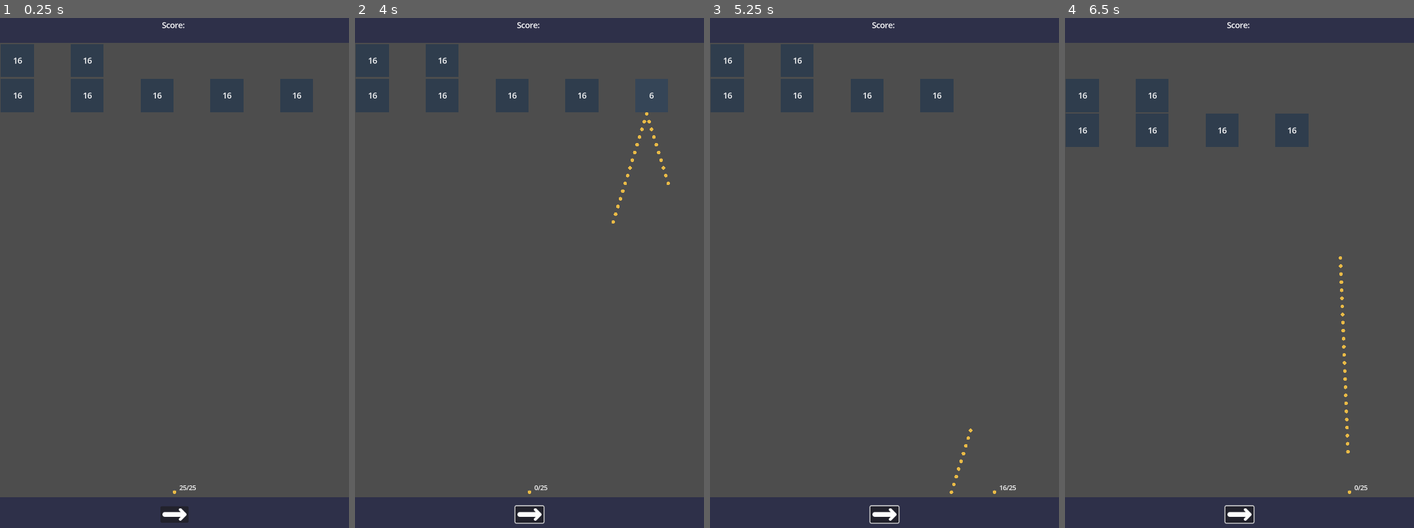
Above: before the commit, frames 1-4 (left to right).
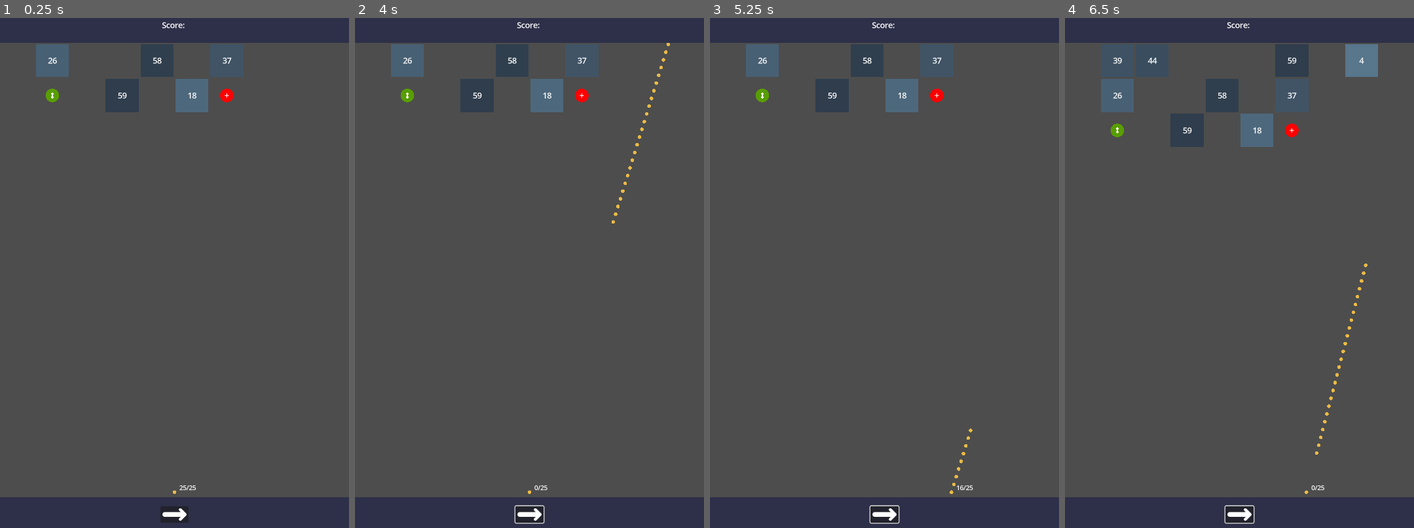
Above: after the commit, the same moments.

Repository: MichalHrbek/wallsnballs
Game: Godot game, scene res://scenes/main.tscn
The game is run twice, just before and just after one commit, with the same random seed, the same clock (stepped at 60 frames per second) and the same inputs.
Inputs (mouse positions are in pixels of both pictures, inside the frame that each line leads up to):
- Up to frame 1 (0.25 s): no input
- Up to frame 2 (4 s): click (529, 512) at 0.5 s; click (529, 512) at 1.25 s; click (529, 512) at 2 s; tap Enter at 2.75 s; move the mouse to (606, 242) at 2.77 s; click (606, 242) at 2.92 s; move the mouse to (459, 298) at 3.52 s; click (459, 298) at 3.67 s
- Up to frame 3 (5.25 s): move the mouse to (919, 155) at 4.27 s; click (919, 155) at 4.42 s; move the mouse to (867, 375) at 5.02 s; click (867, 375) at 5.17 s
- Up to frame 4 (6.5 s): move the mouse to (1344, 349) at 5.77 s; click (1344, 349) at 5.92 s

The runs differ from the first frame. In frame 1, 7.4% of the frame differs, in the area x 0-90%, y 5-19%; in frame 2, 6.9%; in frame 3, 6.9%; in frame 4, 8.5%, in the area x 0-90%, y 5-94%.

Commit message:
Endless mode

Diff:
--- /dev/null
+++ b/assets/level_default.tres
@@ -0,0 +1,48 @@
+[gd_resource type="Resource" script_class="LevelRes" load_steps=9 format=3 uid="uid://cncsfllhu5vqc"]
+
+[ext_resource type="Script" path="res://scripts/resources/level_res.gd" id="1_7ns6c"]
+[ext_resource type="Script" path="res://scripts/resources/wall_res.gd" id="2_f425s"]
+
+[sub_resource type="Resource" id="Resource_iyjtb"]
+script = ExtResource("2_f425s")
+health = 16
+type = 0
+orientation = 0
+
+[sub_resource type="Resource" id="Resource_h4l8a"]
+script = ExtResource("2_f425s")
+health = 0
+type = 3
+orientation = 9
+
+[sub_resource type="Resource" id="Resource_6vqwl"]
+script = ExtResource("2_f425s")
+health = 0
+type = 4
+orientation = 0
+
+[sub_resource type="Resource" id="Resource_jtxio"]
+script = ExtResource("2_f425s")
+health = 0
+type = 4
+orientation = 0
+
+[sub_resource type="Resource" id="Resource_8tflw"]
+script = ExtResource("2_f425s")
+health = 40
+type = 1
+orientation = 2
+
+[sub_resource type="Resource" id="Resource_bakxh"]
+script = ExtResource("2_f425s")
+health = 40
+type = 1
+orientation = 4
+
+[resource]
+script = ExtResource("1_7ns6c")
+name = ""
+width = 10
+height = 4
+start = 2
+walls = Array[ExtResource("2_f425s")]([SubResource("Resource_iyjtb"), SubResource("Resource_h4l8a"), SubResource("Resource_iyjtb"), SubResource("Resource_6vqwl"), SubResource("Resource_iyjtb"), SubResource("Resource_jtxio"), SubResource("Resource_iyjtb"), null, SubResource("Resource_iyjtb"), null, SubResource("Resource_iyjtb"), null, SubResource("Resource_iyjtb"), null, null, null, null, null, null, null, null, null, null, null, null, null, null, null, null, null, SubResource("Resource_8tflw"), null, null, null, null, null, null, null, null, SubResource("Resource_bakxh")])
--- a/scenes/main.tscn
+++ b/scenes/main.tscn
@@ -1,32 +1,14 @@
-[gd_scene load_steps=12 format=3 uid="uid://cxstx0n0efcxm"]
+[gd_scene load_steps=8 format=3 uid="uid://cxstx0n0efcxm"]
 
 [ext_resource type="Script" path="res://scenes/game_manager.gd" id="1_kp5uu"]
-[ext_resource type="Script" path="res://scripts/resources/level_res.gd" id="2_1frv6"]
-[ext_resource type="Script" path="res://scripts/resources/wall_res.gd" id="3_dg4ad"]
-[ext_resource type="Script" path="res://scripts/level_static.gd" id="3_kyu7v"]
+[ext_resource type="Script" path="res://scripts/level_endless.gd" id="3_hnika"]
 [ext_resource type="PackedScene" uid="uid://udh5o1p8l33m" path="res://scenes/balls/ball_spawner.tscn" id="4_125qf"]
 [ext_resource type="PackedScene" uid="uid://c4a2uigga1pqs" path="res://scenes/walls/wall_barrier.tscn" id="5_t88ek"]
 [ext_resource type="Texture2D" uid="uid://c4c3skttdldgf" path="res://assets/arrow_right.svg" id="8_ff444"]
 
-[sub_resource type="Resource" id="Resource_iyjtb"]
-script = ExtResource("3_dg4ad")
-health = 16
-type = 0
-orientation = 0
-
-[sub_resource type="Resource" id="Resource_jxclk"]
-script = ExtResource("3_dg4ad")
-health = 64
-type = 1
-orientation = 4
-
-[sub_resource type="Resource" id="Resource_aaiv6"]
-script = ExtResource("2_1frv6")
-name = ""
-width = 10
-height = 5
-start = 2
-walls = Array[ExtResource("3_dg4ad")]([SubResource("Resource_iyjtb"), null, SubResource("Resource_iyjtb"), null, SubResource("Resource_iyjtb"), null, SubResource("Resource_iyjtb"), null, SubResource("Resource_iyjtb"), null, SubResource("Resource_iyjtb"), null, SubResource("Resource_iyjtb"), null, null, null, null, null, null, null, null, null, null, null, null, null, null, null, null, null, null, null, null, null, null, null, null, null, null, null, null, null, null, null, null, null, null, null, null, SubResource("Resource_jxclk")])
+[sub_resource type="Curve" id="Curve_cd51k"]
+_data = [Vector2(0, 0), 0.0, 0.0, 0, 0, Vector2(1, 1), 1.4, 0.0, 0, 0]
+point_count = 2
 
 [sub_resource type="RectangleShape2D" id="RectangleShape2D_mo8sl"]
 size = Vector2(720, 72)
@@ -96,8 +78,8 @@
 n_balls = 25
 
 [node name="Level" type="Node2D" parent="GameLayer/VBoxContainer/HBoxContainer/GameArea/Game" node_paths=PackedStringArray("ball_spawner")]
-script = ExtResource("3_kyu7v")
-level_res = SubResource("Resource_aaiv6")
+script = ExtResource("3_hnika")
+difficulty = SubResource("Curve_cd51k")
 ball_spawner = NodePath("../BallSpawner")
 metadata/_edit_group_ = true
 
--- a/scripts/level.gd
+++ b/scripts/level.gd
@@ -15,6 +15,7 @@
 
 var _tween: Tween
 var _row = 0
+var width: int
 
 @onready var _lose_trigger: Area2D = $LoseTrigger
 
@@ -47,12 +48,29 @@
 func _spawn_row(_row_index:int):
 	pass
 
+func _spawn_wall(x:int, y:int, wall: WallRes):
+	var index = x + y*width
+	if wall:
+		var node: Wall = _wall_scenes[wall.type].instantiate()
+		if node:
+			node.health = wall.health
+			node.level = self
+			walls_node.add_child(node)
+			node.position += Vector2(Wall.SIZE*(x+0.5),Wall.SIZE*((-y-1)+0.5))
+			node.orientation = wall.orientation
+			walls[index] = node
+			node.destroyed.connect(_on_wall_destroyed.bind(node,index))
+
+func _check_win():
+	if(walls.count(null) == len(walls)):
+		print("YOU WON")
+		status = GameStatus.WON
+
 func _check_loss():
 	for i in _lose_trigger.get_overlapping_bodies():
 		if i is Wall:
 			print("YOU LOST")
 			status = GameStatus.LOST
-			return
 
 func _on_wall_destroyed(_wall: Wall, index: int):
 	walls[index] = null
@@ -60,10 +78,7 @@
 func next_round():
 	_spawn_row(_row)
 	_row += 1
-	if(walls.count(null) == len(walls)):
-		print("YOU WON")
-		status = GameStatus.WON
-		return
+	_check_win()
 	color_scheme.on_round_over(self)
 	for i in walls:
 		if i:
--- /dev/null
+++ b/scripts/level_endless.gd
@@ -0,0 +1,31 @@
+class_name LevelStatic extends Level
+
+@export var difficulty: Curve
+
+func _ready():
+	width = 10
+	_row = 2
+	super()
+
+func _spawn_row(row_index:int):
+	for x in width:
+		var wall_res = null
+		if randf() < 0.3 + (0.5*difficulty.sample(min(1.0,_row/100.0))):
+			wall_res = WallRes.new()
+			wall_res.health = randi_range(1, 99)
+			if randf() < 0.1:
+				wall_res.type = WallRes.WallType.BOMB
+
+		elif randf() < 0.1:
+			wall_res = WallRes.new()
+			wall_res.type = WallRes.WallType.LASER
+			wall_res.orientation = [WallRes.WallOrientation.LEFT_RIGHT,WallRes.WallOrientation.TOP_BOTTOM,WallRes.WallOrientation.FOUR_WAY].pick_random()
+		elif randf() < 0.05:
+			wall_res = WallRes.new()
+			wall_res.type = WallRes.WallType.PLUS_ONE
+
+		walls.append(null)
+		_spawn_wall(x,row_index,wall_res)
+
+func _check_win():
+	pass
--- a/scripts/level_static.gd
+++ b/scripts/level_static.gd
@@ -1,8 +1,9 @@
-class_name LevelStatic extends Level
+class_name LevelEndless extends Level
 
 @export var level_res: LevelRes
 
 func _ready():
+	width = level_res.width
 	_row = level_res.start
 	super()
 
@@ -14,13 +15,4 @@
 		var index = row_index*level_res.width+x
 		var wall_res = level_res.walls[index]
 		walls.append(null)
-		if wall_res:
-			var node: Wall = _wall_scenes[wall_res.type].instantiate()
-			if node:
-				node.health = wall_res.health
-				node.level = self
-				walls_node.add_child(node)
-				node.position += Vector2(Wall.SIZE*(x+0.5),Wall.SIZE*(y+0.5))
-				node.orientation = wall_res.orientation
-				walls[index] = node
-				node.destroyed.connect(_on_wall_destroyed.bind(node,index))
+		_spawn_wall(x,row_index,level_res.walls[index])
--- a/scripts/walls/wall_bomb.gd
+++ b/scripts/walls/wall_bomb.gd
@@ -15,3 +15,5 @@
 	m.color = _polygon.color
 	e.restart()
 	super()
+
+# TODO: Bomb exploding another bomb
